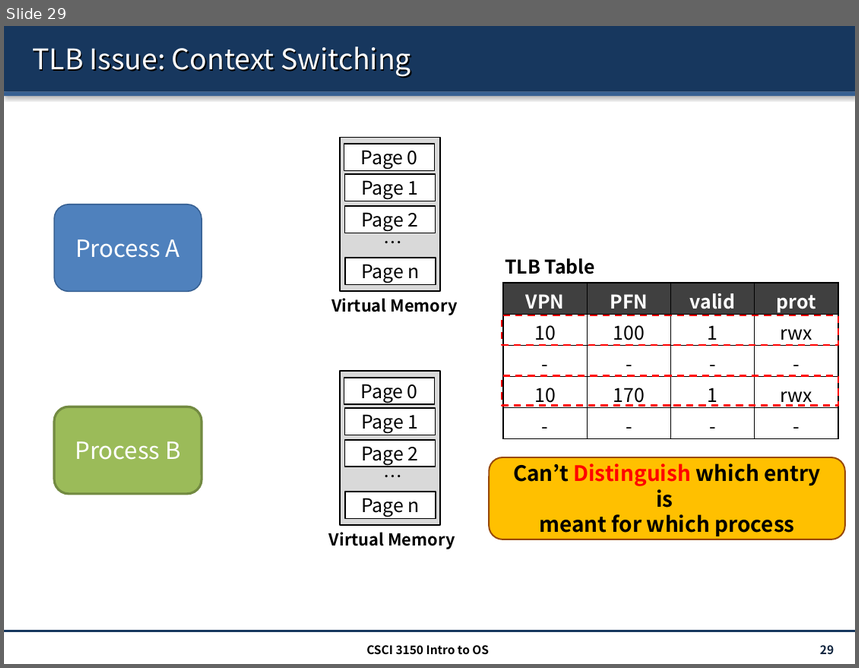
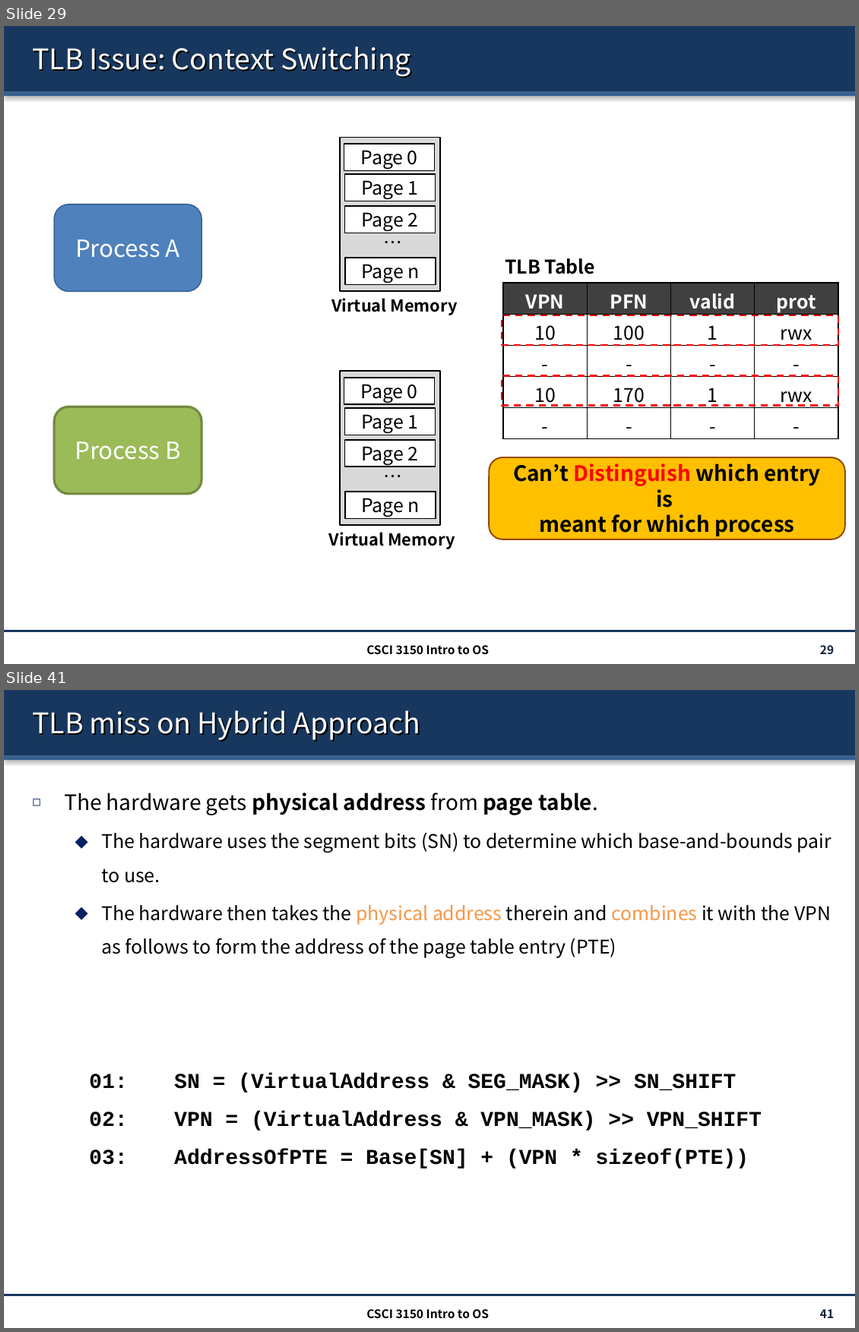
Before and after one commit to henryhxu/CSCI3150, a slide deck: lecture/lec11_paging.pptx. Shown one above the other, each under a label of ours: slide 29 before the commit, slides 29 and 41 after it; the slides between them are not shown. The pictures are 859x668 and 859x1332 pixels, drawn with LibreOffice and Linux fonts; fonts in the diff are those of the drawing. Boxes give left, top, right and bottom in pixels: in the first picture for what was removed or moved away, otherwise in the second. Text is boxed around its words. In the diff, an @@ line names an element or a change of style, - is before the commit and + after.

```diff
--- a/lecture/lec11_paging.pptx
+++ b/lecture/lec11_paging.pptx
@@ slide 41 added at (4,690,855,1328), background #FFFFFF; not listed: 3 template elements that a slide beside it also shows @@
@@ title added at (32,711,421,741), 24 pt, text #FFFFFF @@
+TLB miss on Hybrid Approach
@@ text added at (64,793,832,959), 16 pt, text #000000 @@
+◻ The hardware gets physical address from page table.
+  ⬥ The hardware uses the segment bits (SN) to determine which base-and-bounds pair to use.
+  ⬥ The hardware then takes the physical address therein and combines it with the VPN as follows to form the address of the page table entry (PTE)
@@ text added at (89,1073,762,1169), 18 pt, text #000000, bold @@
+01: SN = (VirtualAddress & SEG_MASK) >> SN_SHIFT
+02: VPN = (VirtualAddress & VPN_MASK) >> VPN_SHIFT
+03: AddressOfPTE = Base[SN] + (VPN * sizeof(PTE))
@@ text added at (367,1309,489,1319), 10 pt, text #000000, bold @@
+CSCI 3150 Intro to OS
@@ page number added at (820,1309,834,1319), 10 pt, text #0F243E, bold @@
+41
```
Also in this commit, not shown: 7 slides changed, 23 other slides added.
